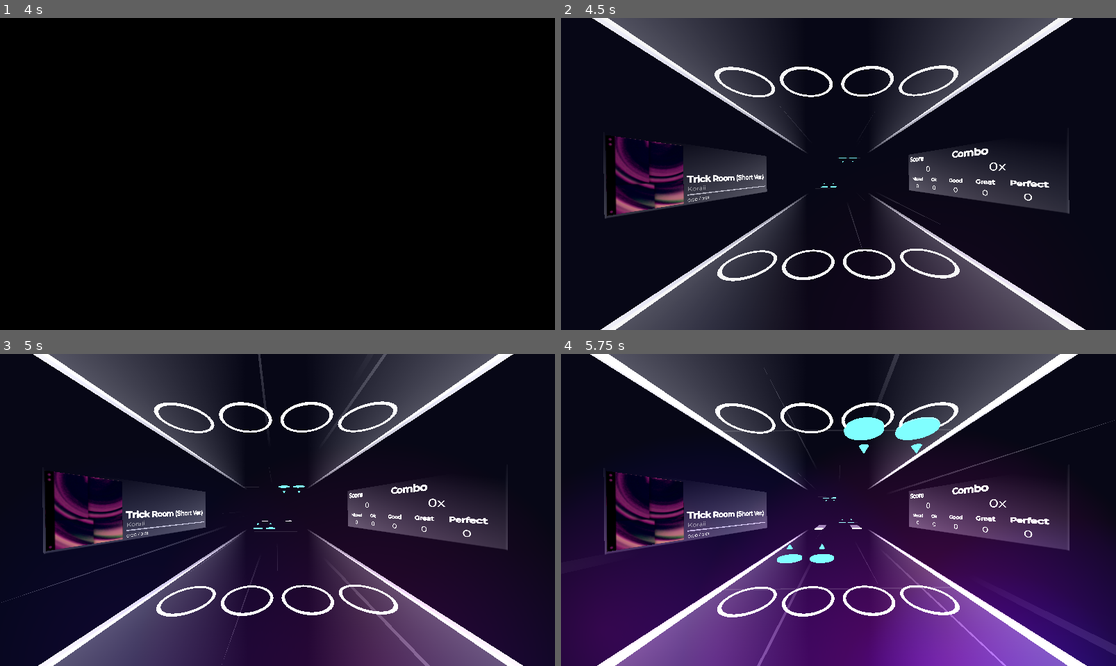
Above: before the commit, frames 1-4 (two rows, left to right).
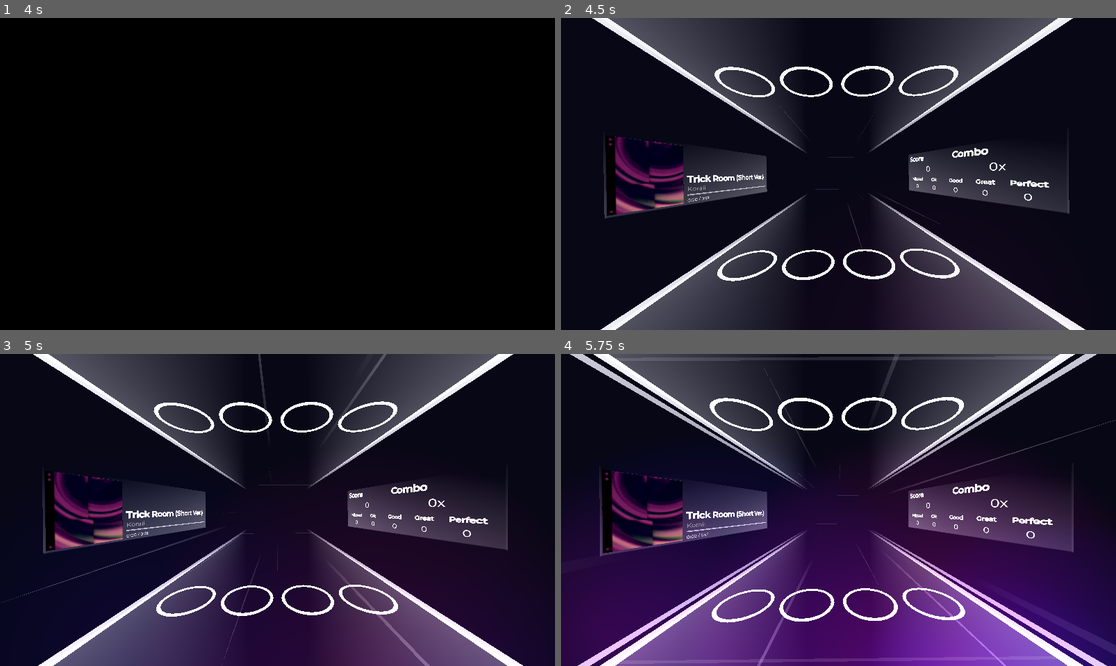
Above: after the commit, the same moments.

Repository: finnstar17/SPLIT-STREET
Game: Godot game, scene res://scenes/home.tscn
Same seed, same stepped clock (60 frames per second), same inputs: the game is played once before the commit and once after it.
Inputs:
- Up to frame 1 (4 s): tap one key every 0.75 s from 0.6 s: D (D_Input) E (E_Input) F (F_Input) I (I_Input) J (J_Input)
- Up to frame 2 (4.5 s): tap K (K_Input) at 4.35 s
- Up to frame 3 (5 s): no input
- Up to frame 4 (5.75 s): tap R (R_Input) at 5.1 s

Frame 1 is identical in both runs. In frame 2, less than 0.1% of the frame differs, in the area x 45-54%, y 44-56%; in frame 3, 0.1%; in frame 4, 11%, in the area x 1-100%, y 0-100%.

Commit message:
Upgrade scrolling to sync with music
Oh yeah!!!!! No more unsynced gameplay!!! Also edited Trick Room chart

Diff:
--- a/split-street/music_related/charts/Trick Room - Copy.json
+++ b/split-street/music_related/charts/Trick Room - Copy.json
@@ -5,9 +5,139 @@
 	"cover": "res://images/song_covers/Trick Room.jpg",
 	"bpm": 160.0,
 	"spacing": 4.0,
-	"offset": 48,
+	"offset": 0.0,
 	"note_data": {
 		"1": {
+			"notes": [
+			]
+		},
+		"2": {
+			"notes": [
+			]
+		},
+		"3": {
+			"notes": [
+			]
+		},
+		"4": {
+			"notes": [
+			]
+		},
+		"5": {
+			"notes": [
+			]
+		},
+		"6": {
+			"notes": [
+			]
+		},
+		"7": {
+			"notes": [
+			]
+		},
+		"8": {
+			"notes": [
+			]
+		},
+		"9": {
+			"notes": [
+			]
+		},
+		"10": {
+			"notes": [
+			]
+		},
+		"11": {
+			"notes": [
+			]
+		},
+		"12": {
+			"notes": [
+			]
+		},
+		"13": {
+			"notes": [
+			]
+		},
+		"14": {
+			"notes": [
+			]
+		},
+		"15": {
+			"notes": [
+			]
+		},
+
+		"16": {
+			"notes": [
+			]
+		},
+		"17": {
+			"notes": [
+			]
+		},
+		"18": {
+			"notes": [
+			]
+		},
+		"19": {
+			"notes": [
+			]
+		},
+		"20": {
+			"notes": [
+			]
+		},
+		"21": {
+			"notes": [
+			]
+		},
+		"22": {
+			"notes": [
+			]
+		},
+		"23": {
+			"notes": [
+			]
+		},
+		"24": {
+			"notes": [
+			]
+		},
+		"25": {
+			"notes": [
+			]
+		},
+		"26": {
+			"notes": [
+			]
+		},
+		"27": {
+			"notes": [
+			]
+		},
+		"28": {
+			"notes": [
+			]
+		},
+		"29": {
+			"notes": [
+			]
+		},
+		"30": {
+			"notes": [
+			]
+		},
+		"31": {
+			"notes": [
+			]
+		},
+
+		"32": {
+			"notes": [
+			]
+		},
+		"33": {
 			"notes": [
 				{"pos": 0.0, "line": 4.0, "plane": 2.0, "type": 2},
 				{"pos": 0.0, "line": 3.0, "plane": 2.0, "type": 2},
@@ -17,7 +147,7 @@
 				{"pos": 5.0, "line": 4.0, "plane": 1.0, "length": 2.0}
 			]
 		},
-		"2": {
+		"34": {
 			"notes": [
 				{"pos": 0.0, "line": 4.0, "plane": 1.0, "type": 2},
 				{"pos": 0.0, "line": 3.0, "plane": 1.0, "type": 2},
@@ -27,7 +157,7 @@
 				{"pos": 5.0, "line": 4.0, "plane": 2.0, "length": 2.0}
 			]
 		},
-		"3": {
+		"35": {
 			"notes": [
 				{"pos": 0.0, "line": 1.0, "plane": 1.0, "type": 2},
 				{"pos": 1.0, "line": 2.0, "plane": 2.0},
@@ -37,7 +167,7 @@
 				{"pos": 7.0, "line": 1.0, "plane": 1.0}
 			]
 		},
-		"4": {
+		"36": {
 			"notes": [
 				{"pos": 0.0, "line": 4.0, "plane": 1.0, "type": 2},
 				{"pos": 1.0, "line": 1.0, "plane": 2.0, "type": 2},
@@ -46,7 +176,7 @@
 				{"pos": 5.0, "line": 4.0, "plane": 1.0, "length": 2.0}
 			]
 		},
-		"5": {
+		"37": {
 			"notes": [
 				{"pos": 0.0, "line": 4.0, "plane": 2.0, "type": 2},
 				{"pos": 0.0, "line": 1.0, "plane": 2.0, "type": 2},
@@ -56,7 +186,7 @@
 				{"pos": 5.0, "line": 4.0, "plane": 1.0, "length": 2.0}
 			]
 		},
-		"6": {
+		"38": {
 			"notes": [
 				{"pos": 0.0, "line": 3.0, "plane": 1.0, "type": 2},
 				{"pos": 0.0, "line": 2.0, "plane": 1.0, "type": 2},
@@ -66,7 +196,7 @@
 				{"pos": 5.0, "line": 4.0, "plane": 2.0, "length": 2.0}
 			]
 		},
-		"7": {
+		"39": {
 			"notes": [
 				{"pos": 0.0, "line": 1.0, "plane": 1.0, "type": 2},
 				{"pos": 1.0, "line": 2.0, "plane": 2.0},
@@ -76,16 +206,15 @@
 				{"pos": 7.0, "line": 4.0, "plane": 2.0}
 			]
 		},
-		"8": {
+		"40": {
 			"notes": [
 				{"pos": 0.0, "line": 1.0, "plane": 2.0, "type": 2},
 				{"pos": 1.0, "line": 4.0, "plane": 1.0},
 				{"pos": 4.0, "line": 1.0, "plane": 2.0},
 				{"pos": 4.0, "line": 4.0, "plane": 2.0}
-
-			]
-		},
-		"9": {
+			]
+		},
+		"41": {
 			"notes": [
 				{"pos": 0.0, "line": 4.0, "plane": 1.0, "type": 2},
 				{"pos": 0.0, "line": 1.0, "plane": 2.0, "type": 2},
@@ -95,7 +224,7 @@
 				{"pos": 5.0, "line": 4.0, "plane": 1.0, "length": 2.0}
 			]
 		},
-		"10": {
+		"42": {
 			"notes": [
 				{"pos": 0.0, "line": 3.0, "plane": 2.0, "type": 2},
 				{"pos": 0.0, "line": 2.0, "plane": 1.0, "type": 2},
@@ -105,7 +234,7 @@
 				{"pos": 5.0, "line": 4.0, "plane": 2.0, "length": 2.0}
 			]
 		},
-		"11": {
+		"43": {
 			"notes": [
 				{"pos": 0.0, "line": 1.0, "plane": 1.0, "type": 2},
 				{"pos": 0.0, "line": 2.0, "plane": 1.0, "type": 2},
@@ -121,7 +250,7 @@
 				{"pos": 7.0, "line": 2.0, "plane": 1.0}
 			]
 		},
-		"12": {
+		"44": {
 			"notes": [
 				{"pos": 0.0, "line": 4.0, "plane": 1.0, "type": 2},
 				{"pos": 0.0, "line": 3.0, "plane": 1.0, "type": 2},
@@ -131,11 +260,9 @@
 				{"pos": 4.0, "line": 3.0, "plane": 1.0},
 				{"pos": 5.0, "line": 1.0, "plane": 1.0, "length": 2.0},
 				{"pos": 5.0, "line": 4.0, "plane": 1.0, "length": 2.0}
-
-
-			]
-		},
-		"13": {
+			]
+		},
+		"45": {
 			"notes": [
 				{"pos": 0.0, "line": 1.0, "plane": 1.0, "type": 2},
 				{"pos": 0.0, "line": 4.0, "plane": 1.0, "type": 2},
@@ -143,11 +270,9 @@
 				{"pos": 1.0, "line": 3.0, "plane": 2.0, "type": 2},
 				{"pos": 5.0, "line": 1.0, "plane": 1.0, "length": 2.0},
 				{"pos": 5.0, "line": 4.0, "plane": 2.0, "length": 2.0}
-
-
-			]
-		},
-		"14": {
+			]
+		},
+		"46": {
 			"notes": [
 				{"pos": 0.0, "line": 1.0, "plane": 2.0, "type": 2},
 				{"pos": 0.0, "line": 4.0, "plane": 1.0, "type": 2},
@@ -157,7 +282,7 @@
 				{"pos": 5.0, "line": 1.0, "plane": 2.0, "length": 2.0}
 			]
 		},
-		"15": {
+		"47": {
 			"notes": [
 				{"pos": 0.0, "line": 4.0, "plane": 1.0, "type": 2},
 				{"pos": 0.0, "line": 3.0, "plane": 1.0, "type": 2},
@@ -173,7 +298,7 @@
 				{"pos": 7.0, "line": 2.0, "plane": 1.0}
 			]
 		},
-		"16": {
+		"48": {
 			"notes": [
 				{"pos": 0.0, "line": 1.0, "plane": 1.0, "type": 2},
 				{"pos": 0.0, "line": 2.0, "plane": 1.0, "type": 2},
@@ -187,19 +312,19 @@
 				{"pos": 7.0, "line": 3.0, "plane": 1.0}
 			]
 		},
-		"17": {
+		"49": {
 			"notes": [
 				{"pos": 0.0, "line": 1.0, "plane": 1.0, "type": 2},
 				{"pos": 0.0, "line": 4.0, "plane": 1.0, "type": 2},
 				{"pos": 1.0, "line": 1.0, "plane": 2.0},
 				{"pos": 1.0, "line": 4.0, "plane": 2.0},
-				{"pos": 3.0, "line": 3.0, "plane": 2.0, "length": 1.0},
-				{"pos": 3.0, "line": 2.0, "plane": 1.0, "length": 1.0},
+				{"pos": 3.0, "line": 3.0, "plane": 2.0},
+				{"pos": 3.0, "line": 2.0, "plane": 1.0},
 				{"pos": 5.0, "line": 3.0, "plane": 1.0, "length": 2.0},
 				{"pos": 5.0, "line": 2.0, "plane": 2.0, "length": 2.0}
 			]
 		},
-		"18": {
+		"50": {
 			"notes": [
 				{"pos": 0.0, "line": 1.0, "plane": 2.0, "type": 2},
 				{"pos": 0.0, "line": 2.0, "plane": 2.0, "type": 2},
@@ -209,7 +334,7 @@
 				{"pos": 5.0, "line": 4.0, "plane": 2.0, "length": 2.0}
 			]
 		},
-		"19": {
+		"51": {
 			"notes": [
 				{"pos": 0.0, "line": 1.0, "plane": 1.0},
 				{"pos": 1.0, "line": 2.0, "plane": 1.0},
@@ -223,7 +348,7 @@
 				{"pos": 7.0, "line": 4.0, "plane": 2.0}
 			]
 		},
-		"20": {
+		"52": {
 			"notes": [
 				{"pos": 1.0, "line": 2.0, "plane": 2.0},
 				{"pos": 1.0, "line": 3.0, "plane": 2.0},
@@ -234,6 +359,142 @@
 				{"pos": 5.0, "line": 1.0, "plane": 2.0, "length": 2.0},
 				{"pos": 5.0, "line": 4.0, "plane": 2.0, "length": 2.0}
 			]
+		},
+		"53": {
+			"notes": [
+				{"pos": 0.0, "line": 1.0, "plane": 2.0, "type": 2},
+				{"pos": 0.0, "line": 4.0, "plane": 2.0, "type": 2},
+				{"pos": 1.0, "line": 1.0, "plane": 1.0},
+				{"pos": 1.0, "line": 4.0, "plane": 1.0},
+				{"pos": 3.0, "line": 3.0, "plane": 1.0},
+				{"pos": 3.0, "line": 2.0, "plane": 1.0},
+				{"pos": 5.0, "line": 3.0, "plane": 1.0, "length": 2.0},
+				{"pos": 5.0, "line": 2.0, "plane": 1.0, "length": 2.0}
+			]
+		},
+		"54": {
+			"notes": [
+				{"pos": 0.0, "line": 1.0, "plane": 1.0, "type": 2},
+				{"pos": 0.0, "line": 2.0, "plane": 1.0, "type": 2},
+				{"pos": 1.0, "line": 3.0, "plane": 2.0, "type": 2},
+				{"pos": 1.0, "line": 4.0, "plane": 2.0, "type": 2},
+				{"pos": 4.0, "line": 1.0, "plane": 1.0, "length": 3.0},
+				{"pos": 4.0, "line": 4.0, "plane": 1.0, "length": 3.0}
+			]
+		},
+		"55": {
+			"notes": [
+				{"pos": 0.0, "line": 1.0, "plane": 2.0},
+				{"pos": 1.0, "line": 2.0, "plane": 2.0},
+				{"pos": 2.0, "line": 3.0, "plane": 2.0},
+				{"pos": 3.0, "line": 4.0, "plane": 1.0},
+				{"pos": 4.0, "line": 3.0, "plane": 1.0},
+				{"pos": 5.0, "line": 2.0, "plane": 1.0},
+				{"pos": 6.0, "line": 1.0, "plane": 2.0},
+				{"pos": 6.0, "line": 4.0, "plane": 2.0},
+				{"pos": 7.0, "line": 3.0, "plane": 2.0},
+				{"pos": 7.0, "line": 2.0, "plane": 2.0}
+			]
+		},
+		"56": {
+			"notes": [
+				{"pos": 0.0, "line": 1.0, "plane": 1.0},
+				{"pos": 0.0, "line": 4.0, "plane": 1.0},
+				{"pos": 1.0, "line": 2.0, "plane": 1.0, "length": 2.0},
+				{"pos": 1.0, "line": 3.0, "plane": 1.0, "length": 2.0},
+				{"pos": 4.0, "line": 1.0, "plane": 1.0},
+				{"pos": 4.0, "line": 4.0, "plane": 1.0}
+			]
+		},
+		"57": {
+			"notes": [
+				{"pos": 0.0, "line": 1.0, "plane": 2.0, "type": 2},
+				{"pos": 0.0, "line": 4.0, "plane": 2.0, "type": 2},
+				{"pos": 1.0, "line": 1.0, "plane": 1.0},
+				{"pos": 1.0, "line": 4.0, "plane": 1.0},
+				{"pos": 3.0, "line": 3.0, "plane": 1.0},
+				{"pos": 3.0, "line": 2.0, "plane": 2.0},
+				{"pos": 5.0, "line": 3.0, "plane": 2.0, "length": 2.0},
+				{"pos": 5.0, "line": 2.0, "plane": 1.0, "length": 2.0}
+			]
+		},
+		"58": {
+			"notes": [
+				{"pos": 0.0, "line": 1.0, "plane": 1.0, "type": 2},
+				{"pos": 0.0, "line": 2.0, "plane": 1.0, "type": 2},
+				{"pos": 1.0, "line": 3.0, "plane": 2.0, "type": 2},
+				{"pos": 1.0, "line": 4.0, "plane": 2.0, "type": 2},
+				{"pos": 5.0, "line": 1.0, "plane": 1.0, "length": 2.0},
+				{"pos": 5.0, "line": 4.0, "plane": 1.0, "length": 2.0}
+			]
+		},
+		"59": {
+			"notes": [
+				{"pos": 0.0, "line": 1.0, "plane": 2.0},
+				{"pos": 1.0, "line": 2.0, "plane": 2.0},
+				{"pos": 2.0, "line": 3.0, "plane": 2.0},
+				{"pos": 3.0, "line": 4.0, "plane": 1.0},
+				{"pos": 4.0, "line": 3.0, "plane": 1.0},
+				{"pos": 5.0, "line": 2.0, "plane": 1.0},
+				{"pos": 6.0, "line": 1.0, "plane": 2.0, "type": 2},
+				{"pos": 6.0, "line": 4.0, "plane": 2.0, "type": 2},
+				{"pos": 7.0, "line": 1.0, "plane": 1.0},
+				{"pos": 7.0, "line": 4.0, "plane": 1.0}
+			]
+		},
+		"60": {
+			"notes": [
+				{"pos": 1.0, "line": 2.0, "plane": 1.0},
+				{"pos": 1.0, "line": 3.0, "plane": 1.0},
+				{"pos": 2.0, "line": 1.0, "plane": 2.0, "length": 1.0},
+				{"pos": 2.0, "line": 4.0, "plane": 2.0, "length": 1.0},
+				{"pos": 4.0, "line": 2.0, "plane": 2.0},
+				{"pos": 4.0, "line": 3.0, "plane": 2.0},
+				{"pos": 5.0, "line": 1.0, "plane": 1.0, "length": 2.0},
+				{"pos": 5.0, "line": 4.0, "plane": 1.0, "length": 2.0}
+			]
+		},
+		"61": {
+			"notes": [
+				{"pos": 0.0, "line": 1.0, "plane": 1.0, "type": 2},
+				{"pos": 0.0, "line": 4.0, "plane": 1.0, "type": 2},
+				{"pos": 1.0, "line": 1.0, "plane": 2.0},
+				{"pos": 1.0, "line": 4.0, "plane": 2.0},
+				{"pos": 3.0, "line": 3.0, "plane": 2.0},
+				{"pos": 3.0, "line": 2.0, "plane": 2.0},
+				{"pos": 5.0, "line": 3.0, "plane": 2.0, "length": 2.0},
+				{"pos": 5.0, "line": 2.0, "plane": 2.0, "length": 2.0}
+			]
+		},
+		"62": {
+			"notes": [
+				{"pos": 0.0, "line": 1.0, "plane": 2.0, "type": 2},
+				{"pos": 0.0, "line": 2.0, "plane": 2.0, "type": 2},
+				{"pos": 1.0, "line": 3.0, "plane": 1.0, "type": 2},
+				{"pos": 1.0, "line": 4.0, "plane": 1.0, "type": 2},
+				{"pos": 4.0, "line": 1.0, "plane": 2.0, "length": 3.0},
+				{"pos": 4.0, "line": 4.0, "plane": 2.0, "length": 3.0}
+			]
+		},
+		"63": {
+			"notes": [
+				{"pos": 0.0, "line": 1.0, "plane": 1.0},
+				{"pos": 1.0, "line": 2.0, "plane": 1.0},
+				{"pos": 2.0, "line": 3.0, "plane": 1.0},
+				{"pos": 3.0, "line": 4.0, "plane": 2.0},
+				{"pos": 4.0, "line": 3.0, "plane": 2.0},
+				{"pos": 5.0, "line": 2.0, "plane": 2.0},
+				{"pos": 6.0, "line": 1.0, "plane": 1.0},
+				{"pos": 6.0, "line": 4.0, "plane": 1.0},
+				{"pos": 7.0, "line": 3.0, "plane": 1.0},
+				{"pos": 7.0, "line": 2.0, "plane": 1.0}
+			]
+		},
+		"64": {
+			"notes": [
+				{"pos": 0.0, "line": 1.0, "plane": 2.0, "length": 8.0},
+				{"pos": 0.0, "line": 4.0, "plane": 2.0, "length": 8.0}
+			]
 		}
 	}
 }
--- a/split-street/music_related/charts/Trick Room.json
+++ b/split-street/music_related/charts/Trick Room.json
@@ -5,9 +5,139 @@
 	"cover": "res://images/song_covers/Trick Room.jpg",
 	"bpm": 160.0,
 	"spacing": 4.0,
-	"offset": 48,
+	"offset": 0.0,
 	"note_data": {
 		"1": {
+			"notes": [
+			]
+		},
+		"2": {
+			"notes": [
+			]
+		},
+		"3": {
+			"notes": [
+			]
+		},
+		"4": {
+			"notes": [
+			]
+		},
+		"5": {
+			"notes": [
+			]
+		},
+		"6": {
+			"notes": [
+			]
+		},
+		"7": {
+			"notes": [
+			]
+		},
+		"8": {
+			"notes": [
+			]
+		},
+		"9": {
+			"notes": [
+			]
+		},
+		"10": {
+			"notes": [
+			]
+		},
+		"11": {
+			"notes": [
+			]
+		},
+		"12": {
+			"notes": [
+			]
+		},
+		"13": {
+			"notes": [
+			]
+		},
+		"14": {
+			"notes": [
+			]
+		},
+		"15": {
+			"notes": [
+			]
+		},
+
+		"16": {
+			"notes": [
+			]
+		},
+		"17": {
+			"notes": [
+			]
+		},
+		"18": {
+			"notes": [
+			]
+		},
+		"19": {
+			"notes": [
+			]
+		},
+		"20": {
+			"notes": [
+			]
+		},
+		"21": {
+			"notes": [
+			]
+		},
+		"22": {
+			"notes": [
+			]
+		},
+		"23": {
+			"notes": [
+			]
+		},
+		"24": {
+			"notes": [
+			]
+		},
+		"25": {
+			"notes": [
+			]
+		},
+		"26": {
+			"notes": [
+			]
+		},
+		"27": {
+			"notes": [
+			]
+		},
+		"28": {
+			"notes": [
+			]
+		},
+		"29": {
+			"notes": [
+			]
+		},
+		"30": {
+			"notes": [
+			]
+		},
+		"31": {
+			"notes": [
+			]
+		},
+
+		"32": {
+			"notes": [
+			]
+		},
+		"33": {
 			"notes": [
 				{"pos": 0.0, "line": 4.0, "plane": 2.0, "type": 2},
 				{"pos": 0.0, "line": 3.0, "plane": 2.0, "type": 2},
@@ -17,7 +147,7 @@
 				{"pos": 5.0, "line": 4.0, "plane": 1.0, "length": 2.0}
 			]
 		},
-		"2": {
+		"34": {
 			"notes": [
 				{"pos": 0.0, "line": 4.0, "plane": 1.0, "type": 2},
 				{"pos": 0.0, "line": 3.0, "plane": 1.0, "type": 2},
@@ -27,7 +157,7 @@
 				{"pos": 5.0, "line": 4.0, "plane": 2.0, "length": 2.0}
 			]
 		},
-		"3": {
+		"35": {
 			"notes": [
 				{"pos": 0.0, "line": 1.0, "plane": 1.0, "type": 2},
 				{"pos": 1.0, "line": 2.0, "plane": 2.0},
@@ -37,7 +167,7 @@
 				{"pos": 7.0, "line": 1.0, "plane": 1.0}
 			]
 		},
-		"4": {
+		"36": {
 			"notes": [
 				{"pos": 0.0, "line": 4.0, "plane": 1.0, "type": 2},
 				{"pos": 1.0, "line": 1.0, "plane": 2.0, "type": 2},
@@ -46,7 +176,7 @@
 				{"pos": 5.0, "line": 4.0, "plane": 1.0, "length": 2.0}
 			]
 		},
-		"5": {
+		"37": {
 			"notes": [
 				{"pos": 0.0, "line": 4.0, "plane": 2.0, "type": 2},
 				{"pos": 0.0, "line": 1.0, "plane": 2.0, "type": 2},
@@ -56,7 +186,7 @@
 				{"pos": 5.0, "line": 4.0, "plane": 1.0, "length": 2.0}
 			]
 		},
-		"6": {
+		"38": {
 			"notes": [
 				{"pos": 0.0, "line": 3.0, "plane": 1.0, "type": 2},
 				{"pos": 0.0, "line": 2.0, "plane": 1.0, "type": 2},
@@ -66,7 +196,7 @@
 				{"pos": 5.0, "line": 4.0, "plane": 2.0, "length": 2.0}
 			]
 		},
-		"7": {
+		"39": {
 			"notes": [
 				{"pos": 0.0, "line": 1.0, "plane": 1.0, "type": 2},
 				{"pos": 1.0, "line": 2.0, "plane": 2.0},
@@ -76,16 +206,15 @@
 				{"pos": 7.0, "line": 4.0, "plane": 2.0}
 			]
 		},
-		"8": {
+		"40": {
 			"notes": [
 				{"pos": 0.0, "line": 1.0, "plane": 2.0, "type": 2},
 				{"pos": 1.0, "line": 4.0, "plane": 1.0},
 				{"pos": 4.0, "line": 1.0, "plane": 2.0},
 				{"pos": 4.0, "line": 4.0, "plane": 2.0}
-
-			]
-		},
-		"9": {
+			]
+		},
+		"41": {
 			"notes": [
 				{"pos": 0.0, "line": 4.0, "plane": 1.0, "type": 2},
 				{"pos": 0.0, "line": 1.0, "plane": 2.0, "type": 2},
@@ -95,7 +224,7 @@
 				{"pos": 5.0, "line": 4.0, "plane": 1.0, "length": 2.0}
 			]
 		},
-		"10": {
+		"42": {
 			"notes": [
 				{"pos": 0.0, "line": 3.0, "plane": 2.0, "type": 2},
 				{"pos": 0.0, "line": 2.0, "plane": 1.0, "type": 2},
@@ -105,7 +234,7 @@
 				{"pos": 5.0, "line": 4.0, "plane": 2.0, "length": 2.0}
 			]
 		},
-		"11": {
+		"43": {
 			"notes": [
 				{"pos": 0.0, "line": 1.0, "plane": 1.0, "type": 2},
 				{"pos": 0.0, "line": 2.0, "plane": 1.0, "type": 2},
@@ -121,7 +250,7 @@
 				{"pos": 7.0, "line": 2.0, "plane": 1.0}
 			]
 		},
-		"12": {
+		"44": {
 			"notes": [
 				{"pos": 0.0, "line": 4.0, "plane": 1.0, "type": 2},
 				{"pos": 0.0, "line": 3.0, "plane": 1.0, "type": 2},
@@ -131,11 +260,9 @@
 				{"pos": 4.0, "line": 3.0, "plane": 1.0},
 				{"pos": 5.0, "line": 1.0, "plane": 1.0, "length": 2.0},
 				{"pos": 5.0, "line": 4.0, "plane": 1.0, "length": 2.0}
-
-
-			]
-		},
-		"13": {
+			]
+		},
+		"45": {
 			"notes": [
 				{"pos": 0.0, "line": 1.0, "plane": 1.0, "type": 2},
 				{"pos": 0.0, "line": 4.0, "plane": 1.0, "type": 2},
@@ -143,11 +270,9 @@
 				{"pos": 1.0, "line": 3.0, "plane": 2.0, "type": 2},
 				{"pos": 5.0, "line": 1.0, "plane": 1.0, "length": 2.0},
 				{"pos": 5.0, "line": 4.0, "plane": 2.0, "length": 2.0}
-
-
-			]
-		},
-		"14": {
+			]
+		},
+		"46": {
 			"notes": [
 				{"pos": 0.0, "line": 1.0, "plane": 2.0, "type": 2},
 				{"pos": 0.0, "line": 4.0, "plane": 1.0, "type": 2},
@@ -157,7 +282,7 @@
 				{"pos": 5.0, "line": 1.0, "plane": 2.0, "length": 2.0}
 			]
 		},
-		"15": {
+		"47": {
 			"notes": [
 				{"pos": 0.0, "line": 4.0, "plane": 1.0, "type": 2},
 				{"pos": 0.0, "line": 3.0, "plane": 1.0, "type": 2},
@@ -173,7 +298,7 @@
 				{"pos": 7.0, "line": 2.0, "plane": 1.0}
 			]
 		},
-		"16": {
+		"48": {
 			"notes": [
 				{"pos": 0.0, "line": 1.0, "plane": 1.0, "type": 2},
 				{"pos": 0.0, "line": 2.0, "plane": 1.0, "type": 2},
@@ -187,7 +312,7 @@
 				{"pos": 7.0, "line": 3.0, "plane": 1.0}
 			]
 		},
-		"17": {
+		"49": {
 			"notes": [
 				{"pos": 0.0, "line": 1.0, "plane": 1.0, "type": 2},
 				{"pos": 0.0, "line": 4.0, "plane": 1.0, "type": 2},
@@ -199,7 +324,7 @@
 				{"pos": 5.0, "line": 2.0, "plane": 2.0, "length": 2.0}
 			]
 		},
-		"18": {
+		"50": {
 			"notes": [
 				{"pos": 0.0, "line": 1.0, "plane": 2.0, "type": 2},
 				{"pos": 0.0, "line": 2.0, "plane": 2.0, "type": 2},
@@ -209,7 +334,7 @@
 				{"pos": 5.0, "line": 4.0, "plane": 2.0, "length": 2.0}
 			]
 		},
-		"19": {
+		"51": {
 			"notes": [
 				{"pos": 0.0, "line": 1.0, "plane": 1.0},
 				{"pos": 1.0, "line": 2.0, "plane": 1.0},
@@ -223,7 +348,7 @@
 				{"pos": 7.0, "line": 4.0, "plane": 2.0}
 			]
 		},
-		"20": {
+		"52": {
 			"notes": [
 				{"pos": 1.0, "line": 2.0, "plane": 2.0},
 				{"pos": 1.0, "line": 3.0, "plane": 2.0},
@@ -235,7 +360,7 @@
 				{"pos": 5.0, "line": 4.0, "plane": 2.0, "length": 2.0}
 			]
 		},
-		"21": {
+		"53": {
 			"notes": [
 				{"pos": 0.0, "line": 1.0, "plane": 2.0, "type": 2},
 				{"pos": 0.0, "line": 4.0, "plane": 2.0, "type": 2},
@@ -247,7 +372,7 @@
 				{"pos": 5.0, "line": 2.0, "plane": 1.0, "length": 2.0}
 			]
 		},
-		"22": {
+		"54": {
 			"notes": [
 				{"pos": 0.0, "line": 1.0, "plane": 1.0, "type": 2},
 				{"pos": 0.0, "line": 2.0, "plane": 1.0, "type": 2},
@@ -257,7 +382,7 @@
 				{"pos": 4.0, "line": 4.0, "plane": 1.0, "length": 3.0}
 			]
 		},
-		"23": {
+		"55": {
 			"notes": [
 				{"pos": 0.0, "line": 1.0, "plane": 2.0},
 				{"pos": 1.0, "line": 2.0, "plane": 2.0},
@@ -269,11 +394,9 @@
 				{"pos": 6.0, "line": 4.0, "plane": 2.0},
 				{"pos": 7.0, "line": 3.0, "plane": 2.0},
 				{"pos": 7.0, "line": 2.0, "plane": 2.0}
-
-
-			]
-		},
-		"24": {
+			]
+		},
+		"56": {
 			"notes": [
 				{"pos": 0.0, "line": 1.0, "plane": 1.0},
 				{"pos": 0.0, "line": 4.0, "plane": 1.0},
@@ -282,7 +405,96 @@
 				{"pos": 4.0, "line": 1.0, "plane": 1.0},
 				{"pos": 4.0, "line": 4.0, "plane": 1.0}
 			]
+		},
+		"57": {
+			"notes": [
+				{"pos": 0.0, "line": 1.0, "plane": 2.0, "type": 2},
+				{"pos": 0.0, "line": 4.0, "plane": 2.0, "type": 2},
+				{"pos": 1.0, "line": 1.0, "plane": 1.0},
+				{"pos": 1.0, "line": 4.0, "plane": 1.0},
+				{"pos": 3.0, "line": 3.0, "plane": 1.0},
+				{"pos": 3.0, "line": 2.0, "plane": 2.0},
+				{"pos": 5.0, "line": 3.0, "plane": 2.0, "length": 2.0},
+				{"pos": 5.0, "line": 2.0, "plane": 1.0, "length": 2.0}
+			]
+		},
+		"58": {
+			"notes": [
+				{"pos": 0.0, "line": 1.0, "plane": 1.0, "type": 2},
+				{"pos": 0.0, "line": 2.0, "plane": 1.0, "type": 2},
+				{"pos": 1.0, "line": 3.0, "plane": 2.0, "type": 2},
+				{"pos": 1.0, "line": 4.0, "plane": 2.0, "type": 2},
+				{"pos": 5.0, "line": 1.0, "plane": 1.0, "length": 2.0},
+				{"pos": 5.0, "line": 4.0, "plane": 1.0, "length": 2.0}
+			]
+		},
+		"59": {
+			"notes": [
+				{"pos": 0.0, "line": 1.0, "plane": 2.0},
+				{"pos": 1.0, "line": 2.0, "plane": 2.0},
+				{"pos": 2.0, "line": 3.0, "plane": 2.0},
+				{"pos": 3.0, "line": 4.0, "plane": 1.0},
+				{"pos": 4.0, "line": 3.0, "plane": 1.0},
+				{"pos": 5.0, "line": 2.0, "plane": 1.0},
+				{"pos": 6.0, "line": 1.0, "plane": 2.0, "type": 2},
+				{"pos": 6.0, "line": 4.0, "plane": 2.0, "type": 2},
+				{"pos": 7.0, "line": 1.0, "plane": 1.0},
+				{"pos": 7.0, "line": 4.0, "plane": 1.0}
+			]
+		},
+		"60": {
+			"notes": [
+				{"pos": 1.0, "line": 2.0, "plane": 1.0},
+				{"pos": 1.0, "line": 3.0, "plane": 1.0},
+				{"pos": 2.0, "line": 1.0, "plane": 2.0, "length": 1.0},
+				{"pos": 2.0, "line": 4.0, "plane": 2.0, "length": 1.0},
+				{"pos": 4.0, "line": 2.0, "plane": 2.0},
+				{"pos": 4.0, "line": 3.0, "plane": 2.0},
+				{"pos": 5.0, "line": 1.0, "plane": 1.0, "length": 2.0},
+				{"pos": 5.0, "line": 4.0, "plane": 1.0, "length": 2.0}
+			]
+		},
+		"61": {
+			"notes": [
+				{"pos": 0.0, "line": 1.0, "plane": 1.0, "type": 2},
+				{"pos": 0.0, "line": 4.0, "plane": 1.0, "type": 2},
+				{"pos": 1.0, "line": 1.0, "plane": 2.0},
+				{"pos": 1.0, "line": 4.0, "plane": 2.0},
+				{"pos": 3.0, "line": 3.0, "plane": 2.0},
+				{"pos": 3.0, "line": 2.0, "plane": 2.0},
+				{"pos": 5.0, "line": 3.0, "plane": 2.0, "length": 2.0},
+				{"pos": 5.0, "line": 2.0, "plane": 2.0, "length": 2.0}
+			]
+		},
+		"62": {
+			"notes": [
+				{"pos": 0.0, "line": 1.0, "plane": 2.0, "type": 2},
+				{"pos": 0.0, "line": 2.0, "plane": 2.0, "type": 2},
+				{"pos": 1.0, "line": 3.0, "plane": 1.0, "type": 2},
+				{"pos": 1.0, "line": 4.0, "plane": 1.0, "type": 2},
+				{"pos": 4.0, "line": 1.0, "plane": 2.0, "length": 3.0},
+				{"pos": 4.0, "line": 4.0, "plane": 2.0, "length": 3.0}
+			]
+		},
+		"63": {
+			"notes": [
+				{"pos": 0.0, "line": 1.0, "plane": 1.0},
+				{"pos": 1.0, "line": 2.0, "plane": 1.0},
+				{"pos": 2.0, "line": 3.0, "plane": 1.0},
+				{"pos": 3.0, "line": 4.0, "plane": 2.0},
+				{"pos": 4.0, "line": 3.0, "plane": 2.0},
+				{"pos": 5.0, "line": 2.0, "plane": 2.0},
+				{"pos": 6.0, "line": 1.0, "plane": 1.0},
+				{"pos": 6.0, "line": 4.0, "plane": 1.0},
+				{"pos": 7.0, "line": 3.0, "plane": 1.0},
+				{"pos": 7.0, "line": 2.0, "plane": 1.0}
+			]
+		},
+		"64": {
+			"notes": [
+				{"pos": 0.0, "line": 1.0, "plane": 2.0, "length": 8.0},
+				{"pos": 0.0, "line": 4.0, "plane": 2.0, "length": 8.0}
+			]
 		}
-
 	}
 }
--- a/split-street/scripts/autoloads/main_loader.gd
+++ b/split-street/scripts/autoloads/main_loader.gd
@@ -24,6 +24,9 @@
 
 var game_mode = "in_game"
 
+var delta = 0.0
+var started = false
+
 # song loader
 func set_current_song(path : String):
 	current_song = path
--- a/split-street/scripts/music_scene.gd
+++ b/split-street/scripts/music_scene.gd
@@ -6,6 +6,8 @@
 var started = false
 var pre_start
 var start_pos
+
+var song_pos = 0.0
 
 func _ready() -> void:
 	pass
@@ -26,6 +28,7 @@
 func start():
 	started = true
 	player.play(start_pos)
+	MainLoader.started = true
 
 func _process(delta: float) -> void:
 	if not started:
@@ -38,6 +41,14 @@
 	MainLoader.current_time = new_time
 	MainLoader.time_in_sec = floored_time
 
+	var base_pos = player.get_playback_position()
+	var last_mix = AudioServer.get_time_since_last_mix()
+	var latency = AudioServer.get_output_latency()
+	var time = base_pos + last_mix - latency
+	song_pos = max(song_pos, time)
+	MainLoader.delta = song_pos
+
+
 func seconds_to_minutes(seconds : float):
 	var minutes = floor(seconds / 60.0)
 	var remaining_seconds = fmod(seconds, 60.0)
--- a/split-street/scripts/rhythm_scene.gd
+++ b/split-street/scripts/rhythm_scene.gd
@@ -8,18 +8,24 @@
 var current_location
 var speed
 var old_note = 0
+var last_song_pos = 0.0
 
 func setup(game):
 	speed = Vector3(0, 0, game.speed * 1.5)
 	bar_spacing = game.bar_spacing * 1.5
 	current_location = Vector3(0, 0, -bar_spacing)
 
-	bars_node.position = Vector3(0, 0, -bar_spacing * 0.3)
+	bars_node.position = Vector3(0, 0, -bar_spacing * 0.25)
 
 	add_bars()
 
 func _process(delta: float) -> void:
-	bars_node.position += speed * delta
+	if MainLoader.started:
+		var new_delta = MainLoader.delta - last_song_pos
+		last_song_pos = MainLoader.delta
+		bars_node.position += speed * new_delta
+	else:
+		bars_node.position += speed * delta
 
 	for bar in bars:
 		if bar.global_position.z >= -1 and bar.detected == false:
